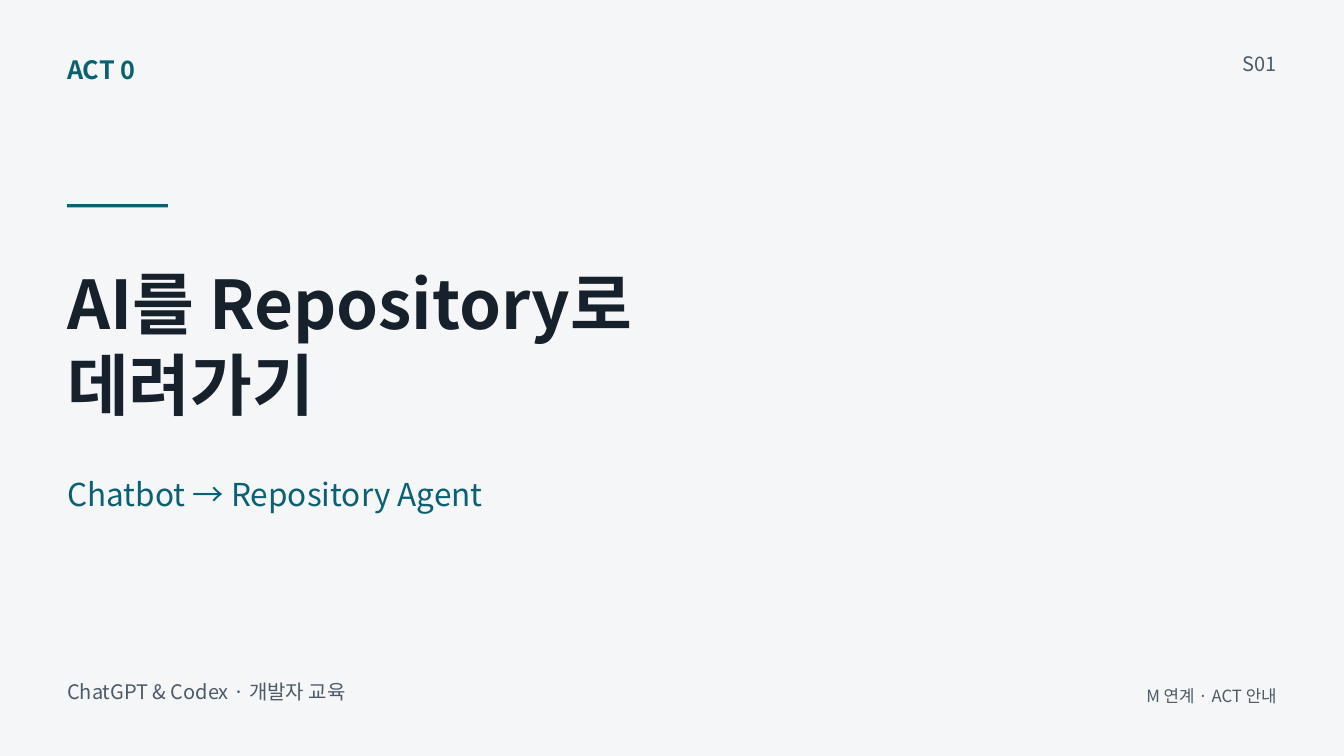
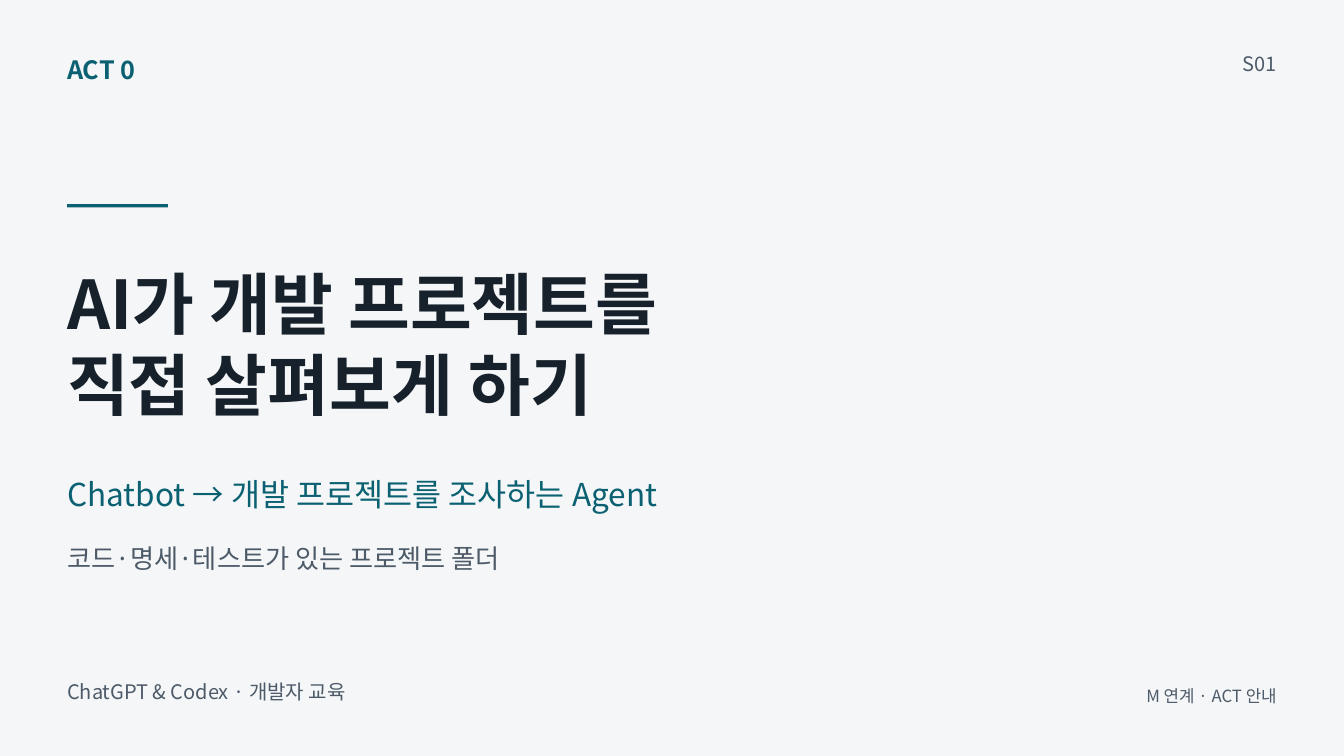
Before and after one commit to GideokKim/ai-dev-training, a slide deck: slide 1 of production/ACT_0.pptx. Drawn at 1344x756 pixels with LibreOffice and Linux fonts; fonts in the diff are those of the drawing. Boxes give left, top, right and bottom in pixels: in the first picture for what was removed or moved away, otherwise in the second. Text is boxed around its words. In the diff, an @@ line names an element or a change of style, - is before the commit and + after.

```diff
--- a/production/ACT_0.pptx
+++ b/production/ACT_0.pptx
@@ text at (67, 272, 657, 416): text changed @@
-AI를 Repository로
-데려가기
+AI가 개발 프로젝트를
+직접 살펴보게 하기
@@ text at (67, 480, 657, 514): text changed @@
-Chatbot → Repository Agent
+Chatbot → 개발 프로젝트를 조사하는 Agent
@@ text added at (67, 546, 500, 570), 18.8 pt, text #4D5A68 @@
+코드·명세·테스트가 있는 프로젝트 폴더
```
Also in this commit, not shown: 5 other slides changed, 44 other files.
